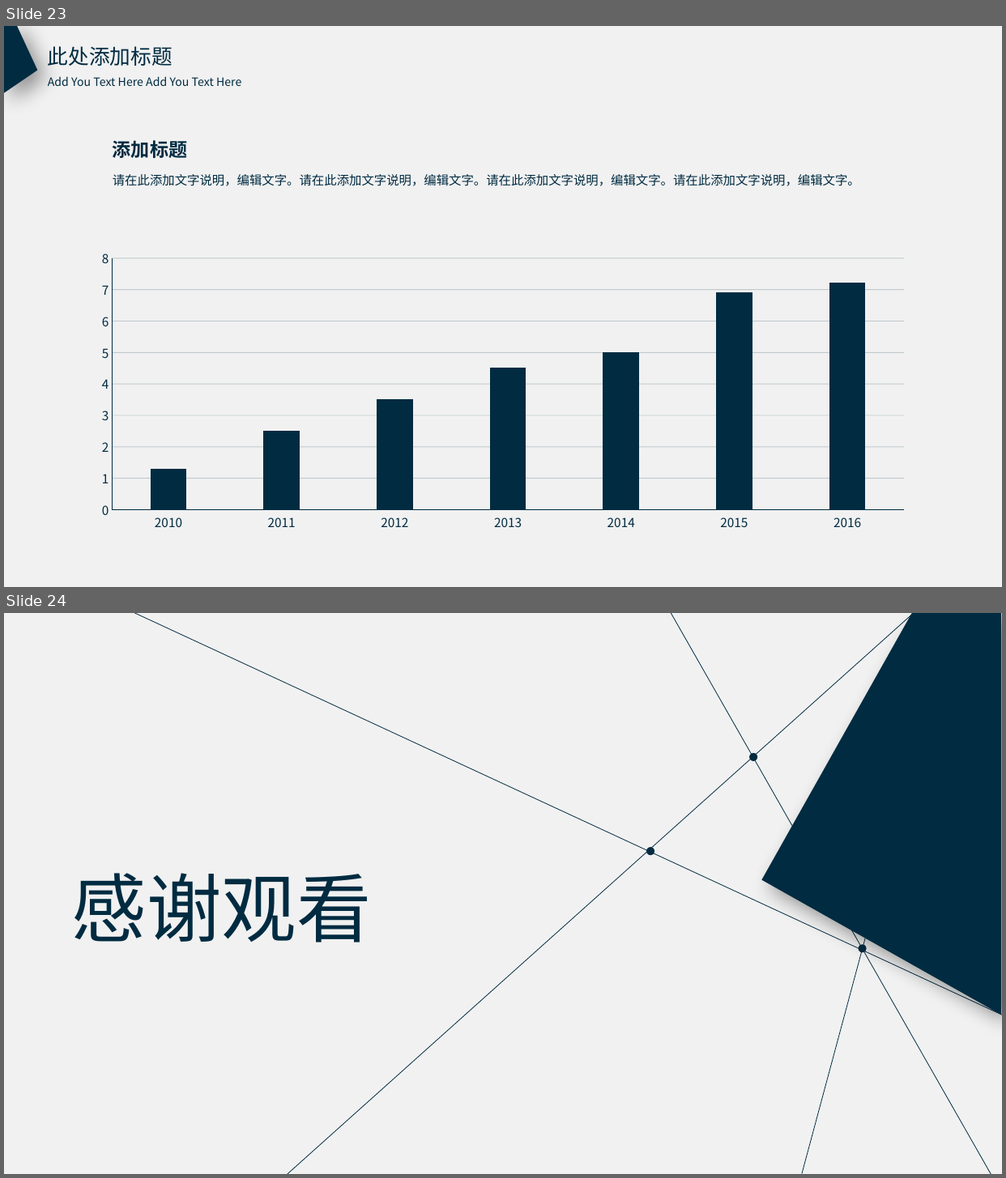
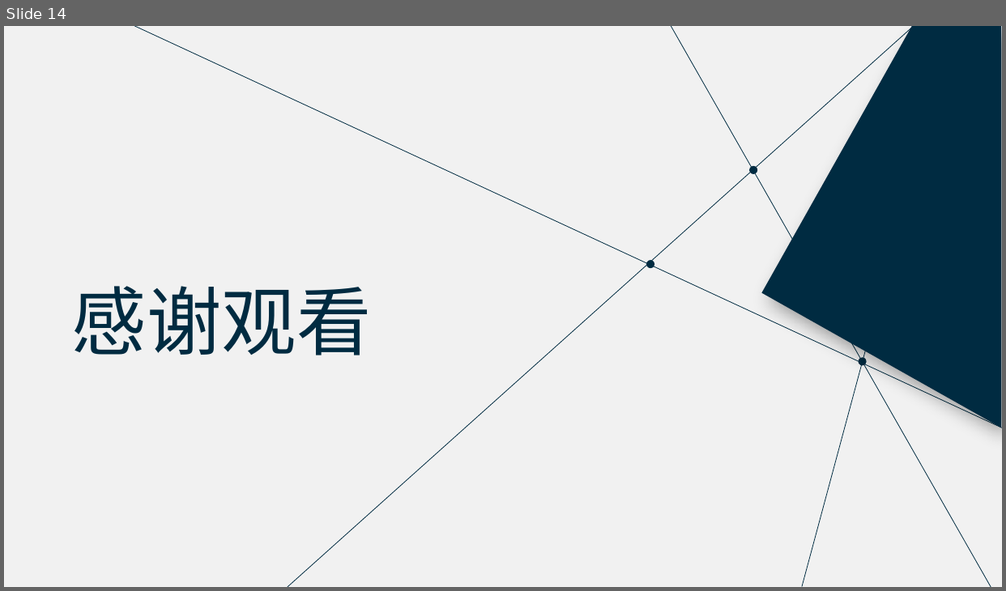
Before and after one commit to l3155/Excercise, a slide deck: 数据分析竞赛_张军军.pptx. Shown one above the other, each under a label of ours: slides 23 and 24 before the commit, slide 14 after it. The pictures are 1006x1178 and 1006x591 pixels, drawn with LibreOffice and Linux fonts; fonts in the diff are those of the drawing. Boxes give left, top, right and bottom in pixels: in the first picture for what was removed or moved away, otherwise in the second. Text is boxed around its words. In the diff, an @@ line names an element or a change of style, - is before the commit and + after.

```diff
--- a/数据分析竞赛_张军军.pptx
+++ b/数据分析竞赛_张军军.pptx
@@ slide 23 removed at (4, 26, 1002, 587), background #F1F1F1 @@
@@ freeform shape removed at (4, 26, 38, 93) @@
@@ text removed at (48, 46, 172, 66) @@
-此处添加标题
@@ text removed at (48, 76, 241, 86) @@
-Add You Text Here Add You Text Here
@@ text removed at (113, 140, 187, 158) @@
-添加标题
@@ text removed at (113, 174, 860, 186) @@
-请在此添加文字说明，编辑文字。请在此添加文字说明，编辑文字。请在此添加文字说明，编辑文字。请在此添加文字说明，编辑文字。
@@ column chart removed at (86, 243, 921, 537) @@
-categories: 2010, 2011, 2012, 2013, 2014, 2015, 2016
-Series 1: 1.3, 2.5, 3.5, 4.5, 5, 6.9, 7.2
@@ what was slide 24 is now slide 14 @@
```
Also in this commit, not shown: 6 slides changed, 7 slides added, 20 other slides removed.
